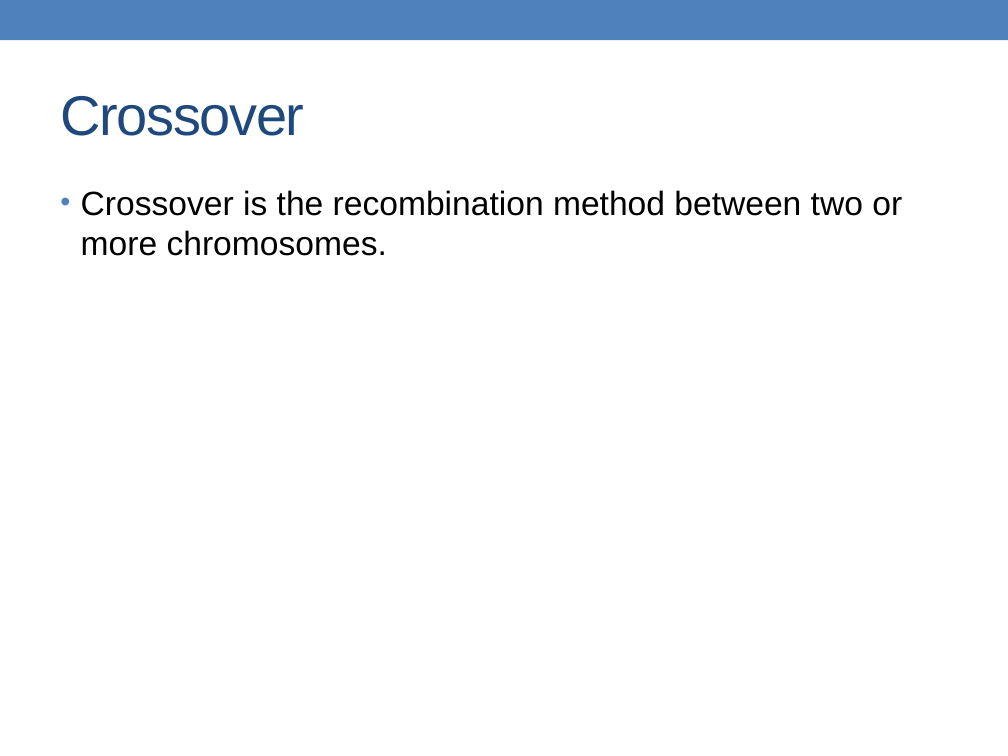
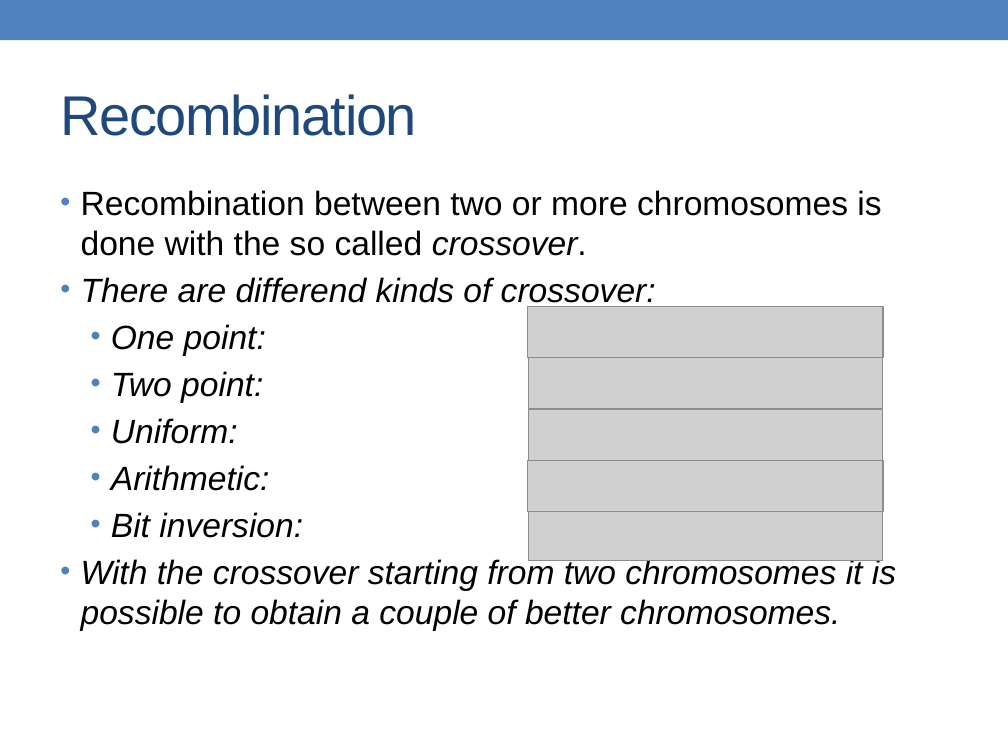
Before and after one commit to alessandrofrancesconi/carwin, a slide deck: slide 21 of presentation.pptx (slide 22 before the commit). Drawn at 1008x756 pixels with LibreOffice and Linux fonts; fonts in the diff are those of the drawing; grey boxes stand for pictures. Boxes give left, top, right and bottom in pixels: in the first picture for what was removed or moved away, otherwise in the second. Text is boxed around its words. In the diff, an @@ line names an element or a change of style, - is before the commit and + after.

```diff
--- a/presentation.pptx
+++ b/presentation.pptx
@@ title at [60, 94, 417, 136]: text changed @@
-Crossover
+Recombination
@@ text at [81, 190, 896, 631]: text changed; italic on @@
-• Crossover is the recombination method between two or more chromosomes.
+• Recombination between two or more chromosomes is done with the so called crossover.
+• There are differend kinds of crossover:
+  • One point:
+  • Two point:
+  • Uniform:
+  • Arithmetic:
+  • Bit inversion:
+• With the crossover starting from two chromosomes it is possible to obtain a couple of better chromosomes.
@@ picture added at [528, 306, 883, 357] @@
@@ picture added at [528, 358, 883, 408] @@
@@ picture added at [528, 410, 883, 461] @@
@@ picture added at [528, 461, 883, 511] @@
@@ picture added at [528, 511, 883, 560] @@
```
Also in this commit, not shown: 2 other slides changed, 4 slides added, 2 slides removed, 24 other files.
